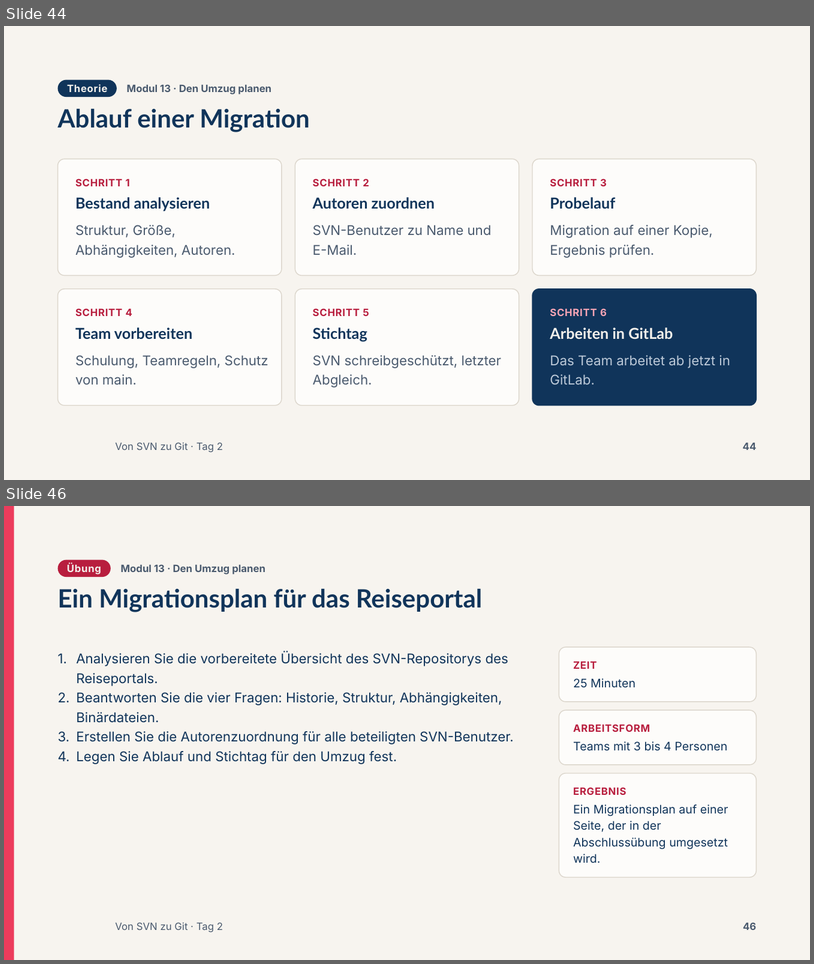
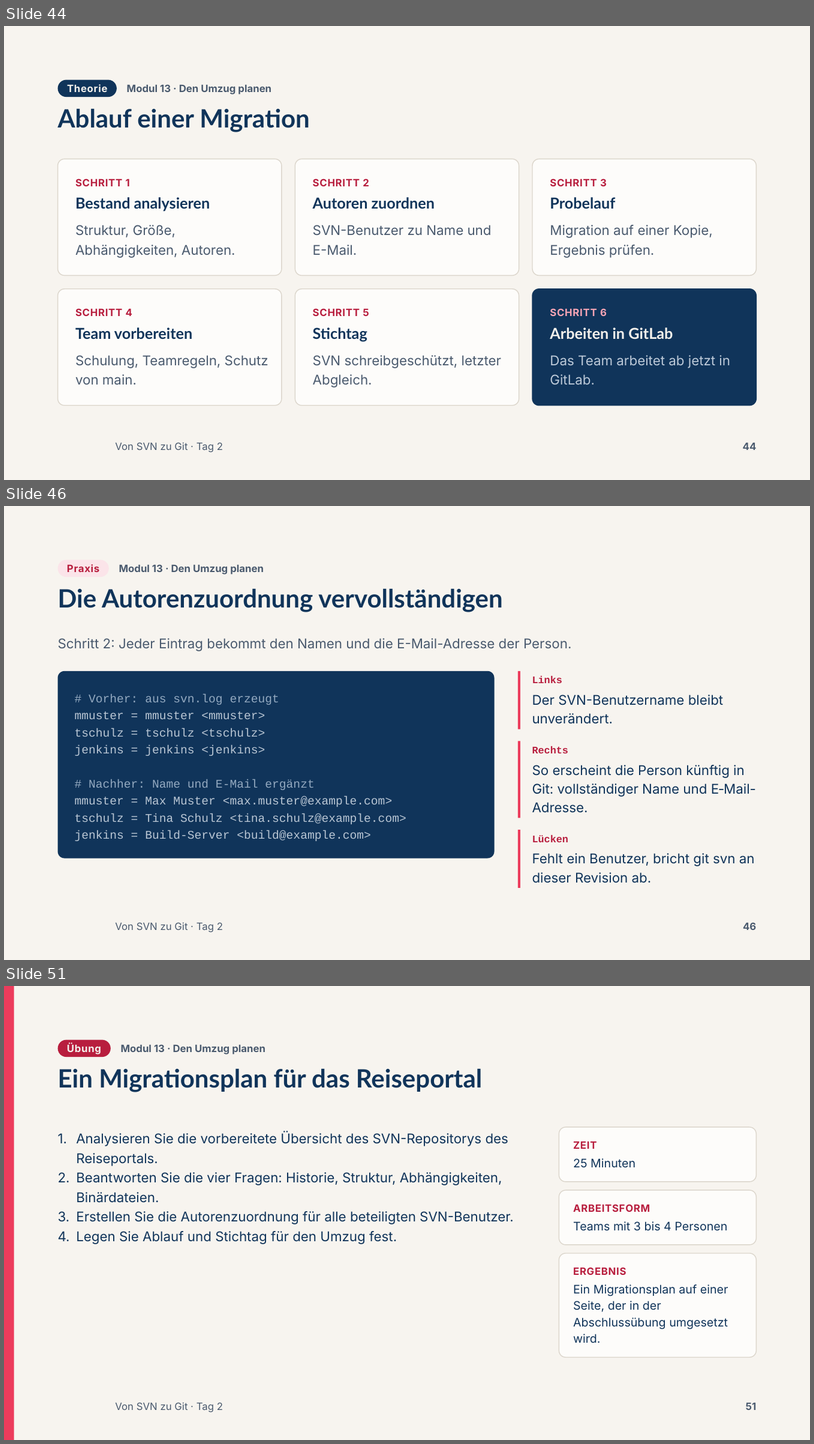
Before and after one commit to AndreasSchoenfeldUser/Von-SVN-zu-Git-Workshop, a slide deck: slides/pptx/tag2.pptx. Shown one above the other, each under a label of ours: slides 44 and 46 before the commit, slides 44, 46 and 51 after it; the slides between them are not shown. The pictures are 814x964 and 814x1444 pixels, drawn with LibreOffice and Linux fonts; fonts in the diff are those of the drawing; background and template pictures are left out. Boxes give left, top, right and bottom in pixels: in the first picture for what was removed or moved away, otherwise in the second. Text is boxed around its words. In the diff, an @@ line names an element or a change of style, - is before the commit and + after.

```diff
--- a/slides/pptx/tag2.pptx
+++ b/slides/pptx/tag2.pptx
@@ slide 46 added at [4,506,810,960], background #F7F4EF; not listed: 1 template element that a slide beside it also shows @@
@@ rounded rectangle added at [58,560,109,577], fill #FBE4E9 @@
@@ text added at [67,564,99,572], 12 pt, text #B81E3E, bold @@
+Praxis
@@ text added at [119,564,264,574], 12 pt, text #4A5A6E, bold @@
+Modul 13 · Den Umzug planen
@@ title added at [58,588,503,612], 30 pt, text #10345A, bold @@
+Die Autorenzuordnung vervollständigen
@@ text added at [58,638,572,651], 16 pt, text #4A5A6E @@
+Schritt 2: Jeder Eintrag bekommt den Namen und die E-Mail-Adresse der Person.
@@ rounded rectangle added at [58,671,495,858], fill #10345A @@
@@ rectangle added at [518,671,521,729], fill #EC3C5C @@
@@ text added at [533,676,563,683], 12 pt, text #B81E3E, bold @@
+Links
@@ text added at [75,694,407,841], 14 pt, text #B9C6D4 @@
+# Vorher: aus svn.log erzeugt
+mmuster = mmuster <mmuster>
+tschulz = tschulz <tschulz>
+jenkins = jenkins <jenkins>
+# Nachher: Name und E-Mail ergänzt
+mmuster = Max Muster <max.muster@example.com>
+tschulz = Tina Schulz <tina.schulz@example.com>
+jenkins = Build-Server <build@example.com>
@@ text added at [533,694,723,724], 16 pt, text #10345A @@
+Der SVN-Benutzername bleibt unverändert.
@@ rectangle added at [518,741,521,817], fill #EC3C5C @@
@@ text added at [533,746,569,753], 12 pt, text #B81E3E, bold @@
+Rechts
@@ text added at [533,765,756,813], 16 pt, text #10345A @@
+So erscheint die Person künftig in Git: vollständiger Name und E‑Mail-Adresse.
@@ rectangle added at [518,829,521,888], fill #EC3C5C @@
@@ text added at [533,835,569,842], 12 pt, text #B81E3E, bold @@
+Lücken
@@ text added at [533,853,755,883], 16 pt, text #10345A @@
+Fehlt ein Benutzer, bricht git svn an dieser Revision ab.
@@ page number added at [743,922,756,930], 12 pt, text #4A5A6E, bold @@
+46
@@ what was slide 46 is now slide 51 @@
@@ page number at [746,1402,757,1410]: text changed @@
-46
+51
```
Also in this commit, not shown: 5 other slides added, 1 slide removed, 22 other files.
